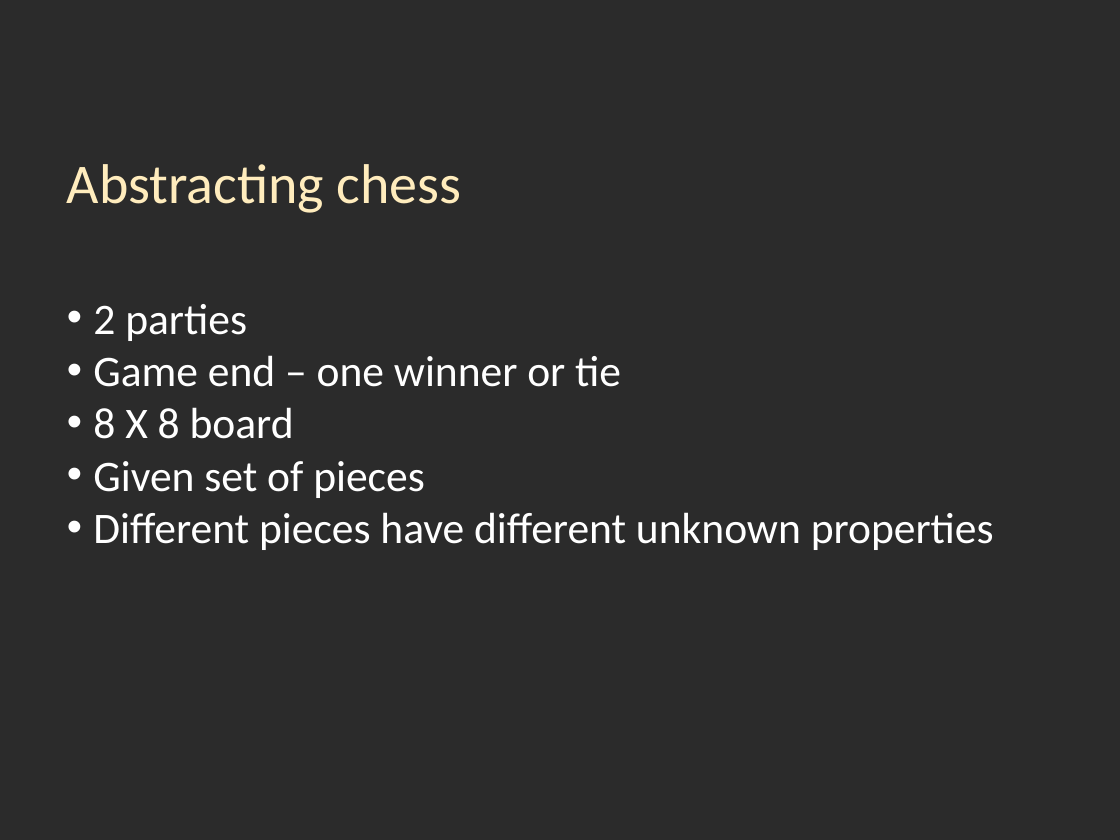
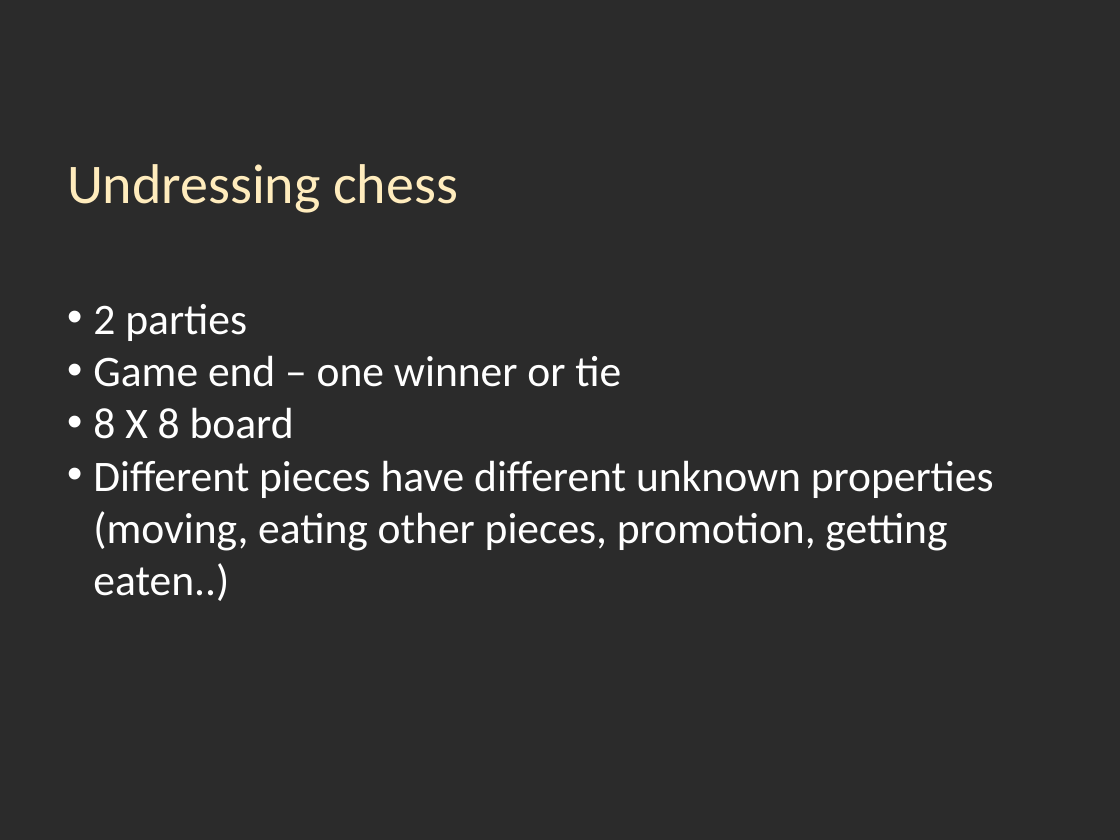
Before and after one commit to nivm/learningchess, a slide deck: slide 4 of presentation/chess_presentation.pptx. Drawn at 1120x840 pixels with LibreOffice and Linux fonts; fonts in the diff are those of the drawing; background and template pictures are left out; a plain dark background stands for a picture behind light text. Boxes give left, top, right and bottom in pixels: in the first picture for what was removed or moved away, otherwise in the second. Text is boxed around its words. In the diff, an @@ line names an element or a change of style, - is before the commit and + after.

```diff
--- a/presentation/chess_presentation.pptx
+++ b/presentation/chess_presentation.pptx
@@ text at (67,164,458,213): text changed @@
-Abstracting chess
+Undressing chess
@@ text at (93,460,994,601): text changed @@
-• Given set of pieces
-• Different pieces have different unknown properties
+• Different pieces have different unknown properties (moving, eating other pieces, promotion, getting eaten..)
```
Also in this commit, not shown: 10 other slides changed, 11 slides added, 4 slides removed.
